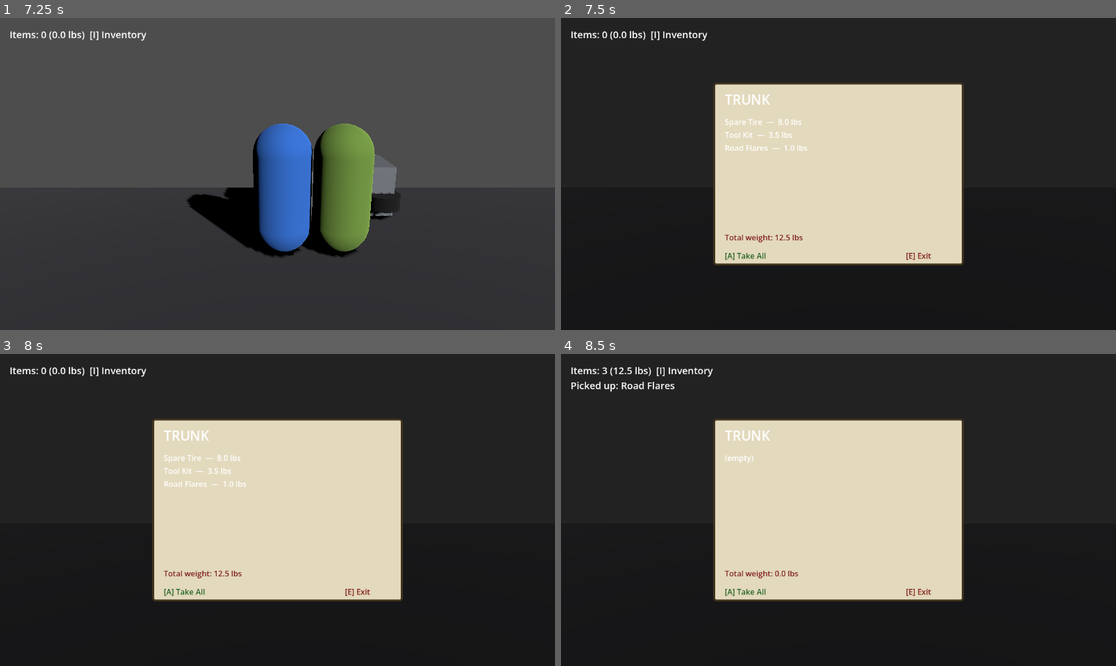
Above: before the commit, frames 1-4 (two rows, left to right).
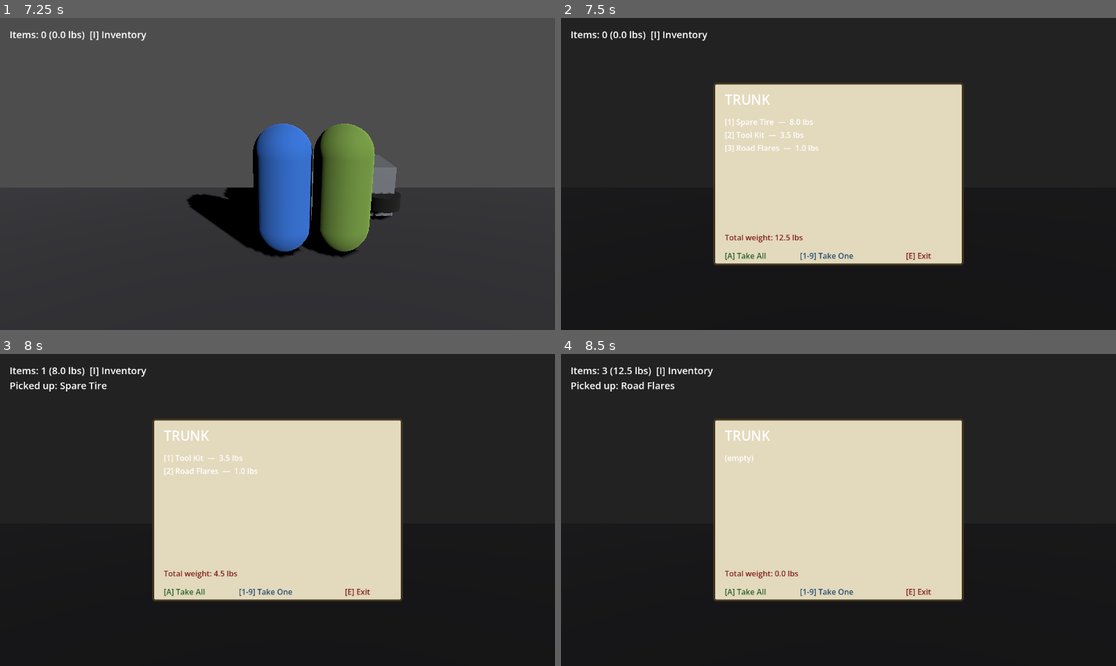
Above: after the commit, the same moments.

Repository: Natkiio/union-city-3d-remake
Game: Godot game, scene res://scenes/main.tscn
Same seed, same stepped clock (60 frames per second), same inputs: the game is played once before the commit and once after it.
Inputs:
- Up to frame 1 (7.25 s): tap Enter at 0.5 s; hold D (move_right) 0.53-1.28 s; tap 1 at 0.6, 1.55, 3.05, 3.6, 4.55, 5.1, 6.05 s; tap 9 at 0.8, 1.35, 2.3, 3.8, 4.35, 5.3, 5.85, 6.8 s; hold A (move_left) 1.28-2.03 s; hold D (move_right) 2.03-3.53 s; tap Space (attack) at 2.1, 6.6 s; tap E (interact) at 2.85 s; hold A (move_left) 3.53-5.78 s; hold D (move_right) from 5.78 s (still down)
- Up to frame 2 (7.5 s): keep holding D (move_right); tap E (interact) at 7.35 s
- Up to frame 3 (8 s): keep holding D (move_right); tap 1 at 7.55 s
- Up to frame 4 (8.5 s): tap Space (attack) at 8 s; release D (move_right) at 8.03 s; hold A (move_left) from 8.03 s (still down); tap 1 at 8.1 s; tap 9 at 8.3 s

Frame 1 is identical in both runs. In frame 2, 0.5% of the frame differs, in the area x 29-53%, y 32-78%; in frame 3, 0.7%, in the area x 1-53%, y 4-78%; in frame 4, 0.1%.

Commit message:
Fix house blocking player lane + add per-item trunk take
1. House was the same bug class as the car: its front walls sat on
   z=0, the player's fixed movement lane, so walking along the street
   past the house (not through the door) collided and got stuck.
   Recessed the whole house to z=-1.8, same as the car, and widened +
   reaimed DoorTrigger's local z so it still reaches the lane and the
   door still opens with E.

2. Trunk menu now supports taking individual items: [1-9] takes the
   numbered row, [A] still takes everything, [E] exits. The trunk is
   only marked fully looted (LootState) once it is actually empty,
   whether that happened via individual takes or Take All.

Verified headless:
- Walked the player straight through x=25 (the house) at full speed
  with no collision snag, confirmed y stayed grounded the whole time.
- Confirmed the door still opens with E from the player's lane.
- Took trunk items one at a time by number (Tool Kit, then Spare
  Tire, then Road Flares), confirmed the trunk only hit 2 then 1 then
  0 items, confirmed LootState stayed false until the last item was
  gone, and confirmed Inventory accumulated all three correctly.

Diff:
--- a/scenes/house/house_exterior.tscn
+++ b/scenes/house/house_exterior.tscn
@@ -36,7 +36,7 @@
 albedo_color = Color(0.3, 0.2, 0.1, 1)
 
 [sub_resource type="BoxShape3D" id="Shape_Trigger"]
-size = Vector3(2.2, 3, 2.0)
+size = Vector3(2.2, 3, 2.8)
 
 [node name="HouseExterior" type="Node3D"]
 
@@ -101,7 +101,7 @@
 surface_material_override/0 = SubResource("Mat_Door")
 
 [node name="DoorTrigger" type="Area3D" parent="."]
-transform = Transform3D(1, 0, 0, 0, 1, 0, 0, 0, 1, 0, 1.5, 0)
+transform = Transform3D(1, 0, 0, 0, 1, 0, 0, 0, 1, 0, 1.5, 1.8)
 script = ExtResource("1")
 target_scene = "res://scenes/house/house_interior.tscn"
 spawn_x = -5.0
--- a/scenes/main.tscn
+++ b/scenes/main.tscn
@@ -75,7 +75,7 @@
 item_weight = 0.3
 
 [node name="HouseExterior" parent="." unique_id=1696498767 instance=ExtResource("6")]
-transform = Transform3D(1, 0, 0, 0, 1, 0, 0, 0, 1, 25, 0, 0)
+transform = Transform3D(1, 0, 0, 0, 1, 0, 0, 0, 1, 25, 0, -1.8)
 
 [node name="Car" parent="." unique_id=1127041731 instance=ExtResource("7")]
 transform = Transform3D(1, 0, 0, 0, 1, 0, 0, 0, 1, -7, 0, -1.8)
--- a/scenes/ui/trunk_ui.tscn
+++ b/scenes/ui/trunk_ui.tscn
@@ -61,10 +61,18 @@
 [node name="HintTakeAll" type="Label" parent="TrunkPanel"]
 offset_left = 24.0
 offset_top = 348.0
-offset_right = 220.0
+offset_right = 170.0
 offset_bottom = 374.0
 theme_override_colors/font_color = Color(0.15, 0.4, 0.15, 1)
 text = "[A] Take All"
+
+[node name="HintTakeOne" type="Label" parent="TrunkPanel"]
+offset_left = 180.0
+offset_top = 348.0
+offset_right = 360.0
+offset_bottom = 374.0
+theme_override_colors/font_color = Color(0.15, 0.3, 0.45, 1)
+text = "[1-9] Take One"
 
 [node name="HintExit" type="Label" parent="TrunkPanel"]
 offset_left = 400.0
--- a/scripts/trunk_ui.gd
+++ b/scripts/trunk_ui.gd
@@ -1,6 +1,7 @@
 extends CanvasLayer
-## Trunk inventory menu: pauses the game, lists the trunk's items,
-## and moves them into the player's shared Inventory on "Take All".
+## Trunk inventory menu: pauses the game, lists the trunk's items.
+## [1-9] takes a single numbered item, [A] takes everything,
+## [E] exits.
 
 var current_trunk: Node = null
 
@@ -29,9 +30,10 @@
 	for child in items_list.get_children():
 		child.queue_free()
 	var total := 0.0
-	for item in current_trunk.items:
+	for i in range(current_trunk.items.size()):
+		var item: Dictionary = current_trunk.items[i]
 		var row := Label.new()
-		row.text = "%s  —  %.1f lbs" % [item["name"], item["weight"]]
+		row.text = "[%d] %s  —  %.1f lbs" % [i + 1, item["name"], item["weight"]]
 		items_list.add_child(row)
 		total += item["weight"]
 	if current_trunk.items.is_empty():
@@ -48,6 +50,8 @@
 			_take_all()
 		elif event.keycode == KEY_E:
 			close()
+		elif event.keycode >= KEY_1 and event.keycode <= KEY_9:
+			_take_single(event.keycode - KEY_1)
 
 func _take_all() -> void:
 	var taken: Array = current_trunk.take_all()
@@ -55,3 +59,11 @@
 		Inventory.add_item(item["name"], item["weight"])
 	print("[Trunk] took %d items" % taken.size())
 	_refresh()
+
+func _take_single(index: int) -> void:
+	if index < 0 or index >= current_trunk.items.size():
+		return
+	var item: Dictionary = current_trunk.take_item(index)
+	Inventory.add_item(item["name"], item["weight"])
+	print("[Trunk] took 1 item: %s" % item["name"])
+	_refresh()
Not shown: 1 places in scenes/ui/inventory_ui.tscn that only renumber resources
